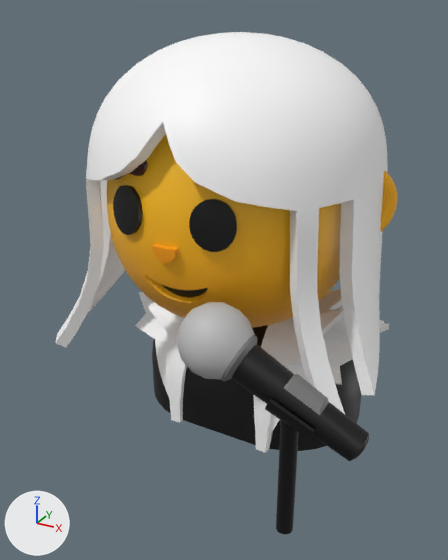
The glTF model assets/3D/glb/woman_singer.glb: old version first, new version second.
One viewpoint serves both versions: a 50 mm camera at (1.61, -2.92, 1.12) aimed at (0.01, 0.0, -0.34). Arrows for +X, +Y and +Z are at lower left; the lights stay in place. Where no turn or scale is listed for an object, it has been applied to the vertices. Vertices at the same position are counted once.
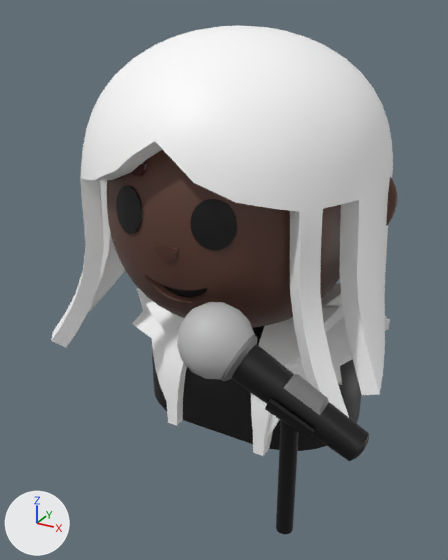
Where the newer file only moved an object's origin or applied its transform, the numbers keep the older frame.

Patch to the scene script:
```diff
--- a/assets/3D/glb/woman_singer.glb.py
+++ b/assets/3D/glb/woman_singer.glb.py
@@ mat_skin_tone_one @@
 n2 = _N.new('ShaderNodeTexImage'); n2.name = 'Image Texture'
 n2.image = img_tex
+n3 = _N.new('ShaderNodeMapping'); n3.name = 'Mapping'
+n3.inputs[1].default_value = (0.25, 0.0, 0.0)  # 'Location'
+n4 = _N.new('ShaderNodeUVMap'); n4.name = 'UV Map'
+n4.uv_map = 'UVMap'
 _L.new(n0.outputs[0], n1.inputs[0])  # 'BSDF' to 'Surface'
 _L.new(n2.outputs[0], n0.inputs[0])  # 'Color' to 'Base Color'
+_L.new(n3.outputs[0], n2.inputs[0])  # 'Vector' to 'Vector'
+_L.new(n4.outputs[0], n3.inputs[0])  # 'UV' to 'Vector'
@@ me_circle_778 @@
 # used by ob_circle_705; location = (0.0, 0.0, 0.0)
-me_circle_778.from_pydata(...)  # 1156 vertices, 2304 faces; spans x -0.355..0.355, y -0.587..-0.487, z 0.071..0.318
+me_circle_778.from_pydata(...)  # 1156 vertices, 2304 faces; spans x -0.348..0.348, y -0.57..-0.487, z 0.072..0.316
+# me_circle_778 part 1: 289 of the vertices in x -0.355..-0.145, y -0.587..-0.511, z 0.071..0.318 are scaled about their middle by (0.978, 0.979, 0.983), then moved by (0.006, 0.016, -0.001)
 me_circle_778.materials.append(mat_color)
@@ me_sphere_085 @@
 # used by ob_sphere_084; location = (0.0, 0.0, 0.0)
-me_sphere_085.from_pydata(...)  # 408 vertices, 800 faces; spans x -0.89..0.89, y -0.09..0.98, z -1.4..-0.36
+me_sphere_085.from_pydata(...)  # 408 vertices, 800 faces; spans x -0.89..0.89, y -0.12..1.02, z -1.4..-0.33
+# me_sphere_085 part 2: 102 of 408 vertices moved; they spanned x -0.89..-0.21, y -0.09..0.98, z -1.4..-0.36 and now span x -0.89..-0.2, y -0.12..1.02, z -1.4..-0.33; mean shift (0.0, 0.0, 0.02); largest move (-0.27, -0.09, -1.26) -> (-0.27, -0.12, -1.26)
+# me_sphere_085 part 3: 102 of 408 vertices moved; they spanned x 0.21..0.89, y -0.09..0.98, z -1.4..-0.36 and now span x 0.2..0.89, y -0.12..1.02, z -1.4..-0.33; mean shift (0.0, 0.0, 0.02); largest move (0.27, -0.09, -1.26) -> (0.27, -0.12, -1.26)
 me_sphere_085.materials.append(mat_color)
@@ me_roundcube_124 @@
 # used by ob_roundcube_123; location = (0.0, 0.0, 0.0)
-me_roundcube_124.from_pydata(...)  # 1392 vertices, 2780 faces; spans x -0.99..0.99, y -0.63..1.03, z -0.78..1.0
+me_roundcube_124.from_pydata(...)  # 1390 vertices, 2776 faces; spans x -1.02..1.02, y -0.65..1.06, z -0.78..1.03
+# me_roundcube_124 part 4: 686 vertices moved from x -0.99..0.99, y -0.63..1.03, z -0.74..1.0 to x -1.02..1.02, y -0.65..1.06, z -0.72..1.03; 12 vertices removed from x -0.09..0.09, y -0.6..0.86, z 0.53..0.96; 10 vertices added at x -0.1..0.1, y -0.63..0.88, z 0.53..0.99
 me_roundcube_124.materials.append(mat_color)
```

Boxes [x1, y1, x2, y2] around the edits, measured in the pictures (448 x 560 px; the box of a moved part takes in the faces that stretch with it):
'Roundcube.123', reshaped
    before: [56, 32, 388, 414]
    after: [51, 26, 393, 417]
'Roundcube.122', surface changed
    both: [107, 134, 341, 328]
'Sphere.084', reshaped
    before: [135, 289, 389, 453]
    after: [132, 283, 390, 456]
'Circle.705', reshaped
    before: [113, 185, 237, 252]
    after: [116, 185, 237, 251]
'Cylinder.105', surface changed
    both: [380, 171, 397, 231]
'Circle.706', surface changed
    both: [151, 244, 178, 263]
part 1 of me_circle_778, moved or reshaped
    before: [113, 185, 143, 235]
    after: [116, 185, 143, 234]
part 2 of me_sphere_085, moved or reshaped
    before: [135, 292, 187, 423]
    after: [132, 288, 187, 426]
part 3 of me_sphere_085, moved or reshaped
    before: [254, 289, 389, 453]
    after: [251, 283, 390, 456]
